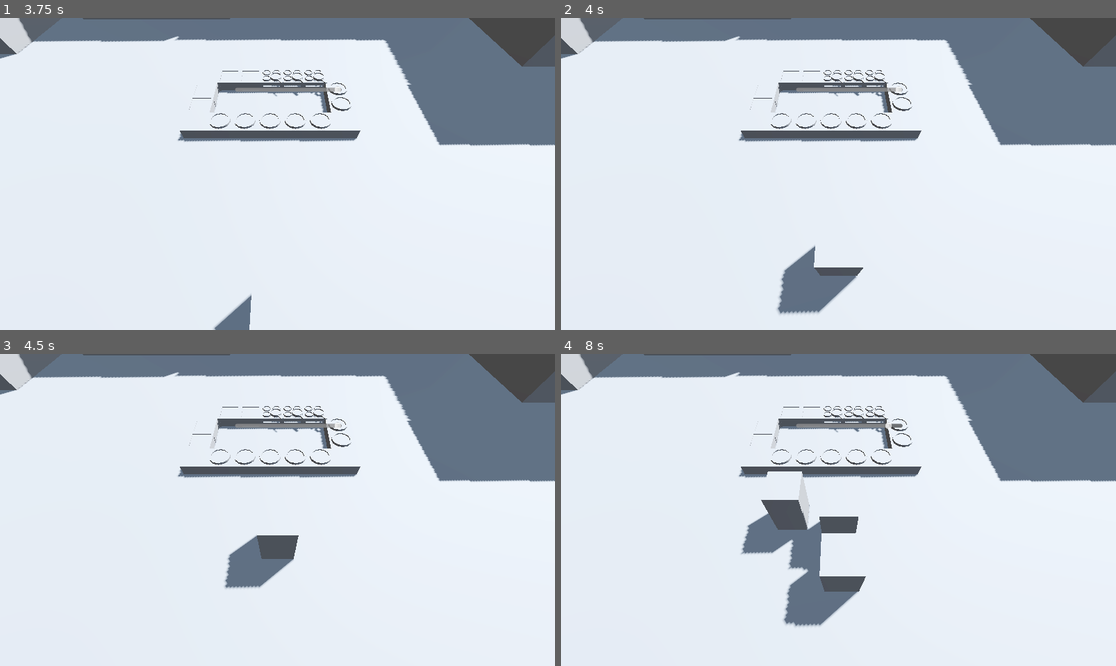
Above: before the commit, frames 1-4 (two rows, left to right).
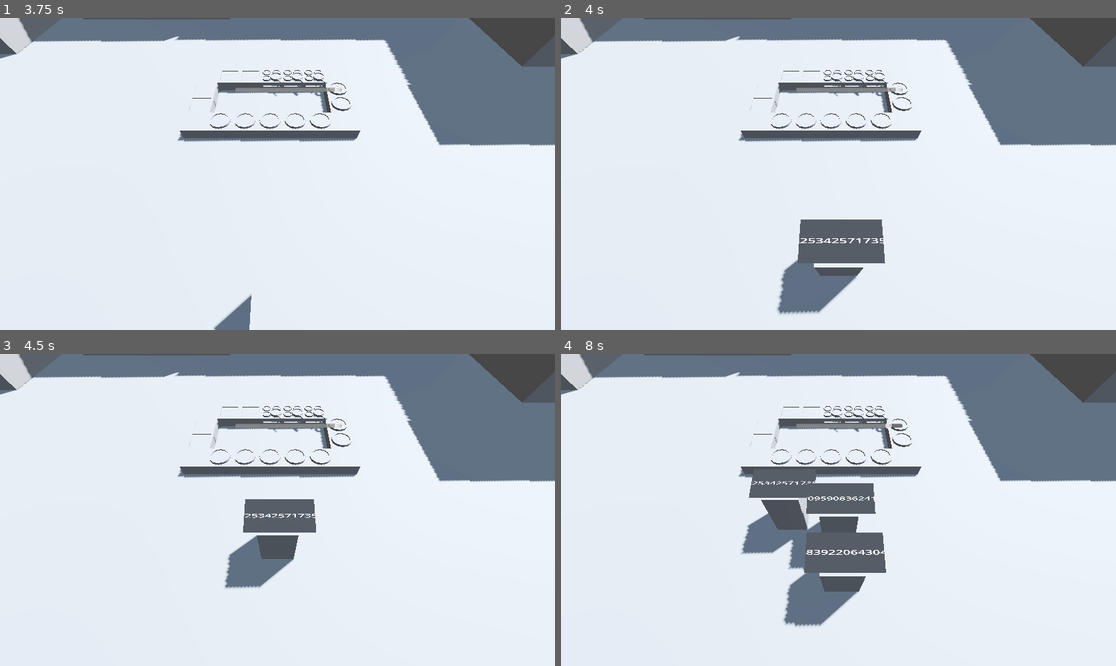
Above: after the commit, the same moments.

Repository: thewasmans/2026-game-jam-burger-truck
Game: Godot game, scene res://scenes/main.tscn
Two runs of this game, one before a commit and one after it. Both use one fixed random seed, a clock stepped at 60 frames per second and the inputs below.
Inputs:
- Up to frame 1 (3.75 s): tap Enter at 0.5, 2, 3.5 s; tap Space at 1.25, 2.75 s
- Up to frame 2 (4 s): no input
- Up to frame 3 (4.5 s): no input
- Up to frame 4 (8 s): tap Space at 5 s

Frame 1 is identical in both runs. In frame 2, 2.0% of the frame differs, in the area x 42-59%, y 64-79%; in frame 3, 1.3%; in frame 4, 3.7%, in the area x 33-59%, y 37-71%.

Commit message:
Add ui request client

Diff:
--- a/contents/prefabs/enemy.tscn
+++ b/contents/prefabs/enemy.tscn
@@ -1,6 +1,7 @@
 [gd_scene format=3 uid="uid://b6h3u02w2i8s"]
 
 [ext_resource type="Script" uid="uid://fejlyf0b53bw" path="res://scripts/enemy.gd" id="1_wexqf"]
+[ext_resource type="PackedScene" uid="uid://b47evmm3yxiqf" path="res://contents/prefabs/ui/client_request_ui.tscn" id="3_y2qxo"]
 
 [sub_resource type="BoxShape3D" id="BoxShape3D_1"]
 size = Vector3(1, 2, 1)
@@ -8,8 +9,22 @@
 [sub_resource type="BoxMesh" id="BoxMesh_1"]
 size = Vector3(1, 2, 1)
 
-[node name="Enemy" type="CharacterBody3D" unique_id=636878034]
+[sub_resource type="ViewportTexture" id="ViewportTexture_i5gv5"]
+viewport_path = NodePath("SubViewport")
+
+[sub_resource type="StandardMaterial3D" id="StandardMaterial3D_278i7"]
+resource_local_to_scene = true
+transparency = 1
+albedo_texture = SubResource("ViewportTexture_i5gv5")
+
+[sub_resource type="PlaneMesh" id="PlaneMesh_i5gv5"]
+resource_local_to_scene = true
+material = SubResource("StandardMaterial3D_278i7")
+size = Vector2(0.5, 0.25)
+
+[node name="Enemy" type="CharacterBody3D" unique_id=636878034 node_paths=PackedStringArray("client_request_ui")]
 script = ExtResource("1_wexqf")
+client_request_ui = NodePath("SubViewport/ClientRequest")
 
 [node name="CollisionShape3D" type="CollisionShape3D" parent="." unique_id=222683004]
 transform = Transform3D(1, 0, 0, 0, 1, 0, 0, 0, 1, 0, 0.8244037, 0)
@@ -18,3 +33,11 @@
 [node name="MeshInstance3D" type="MeshInstance3D" parent="." unique_id=100047945]
 transform = Transform3D(1, 0, 0, 0, 1, 0, 0, 0, 1, 0, 0.8244037, 0)
 mesh = SubResource("BoxMesh_1")
+
+[node name="Hover" type="MeshInstance3D" parent="." unique_id=771406449]
+transform = Transform3D(-3.5299995, 2.9808697e-07, 7.987217e-08, 2.7971151e-07, 3.4764783, -0.61237127, -1.3037219e-07, -0.61237127, -3.4764783, -0.049915195, 1.9152641, 0.0037679672)
+mesh = SubResource("PlaneMesh_i5gv5")
+
+[node name="SubViewport" type="SubViewport" parent="." unique_id=769199299]
+
+[node name="ClientRequest" parent="SubViewport" unique_id=853921984 instance=ExtResource("3_y2qxo")]
--- /dev/null
+++ b/contents/prefabs/ui/client_request_ui.tscn
@@ -0,0 +1,26 @@
+[gd_scene format=3 uid="uid://b47evmm3yxiqf"]
+
+[ext_resource type="Script" uid="uid://cdhu8yyerjr5u" path="res://scripts/ui/client_request_ui.gd" id="1_e2jbl"]
+
+[node name="ClientRequest" type="Panel" unique_id=298207108 node_paths=PackedStringArray("label")]
+anchors_preset = 15
+anchor_right = 1.0
+anchor_bottom = 1.0
+grow_horizontal = 2
+grow_vertical = 2
+script = ExtResource("1_e2jbl")
+label = NodePath("Label")
+
+[node name="Label" type="Label" parent="." unique_id=210546071 node_paths=PackedStringArray("label")]
+layout_mode = 1
+anchors_preset = 15
+anchor_right = 1.0
+anchor_bottom = 1.0
+grow_horizontal = 2
+grow_vertical = 2
+theme_override_font_sizes/font_size = 84
+text = "REQUEST"
+horizontal_alignment = 1
+vertical_alignment = 1
+script = ExtResource("1_e2jbl")
+label = NodePath(".")
--- a/scripts/enemy.gd
+++ b/scripts/enemy.gd
@@ -9,16 +9,18 @@
 @export var speed: float = 5.0
 @export var target_position: Vector3
 @export var target_leaving: Vector3
+@export var client_request_ui: ClientRequestUI
 
 var current_state: State = State.MOVING_TO_TRUCK
 var wait_timer: Timer
 
 func _ready() -> void:
 	wait_timer = Timer.new()
-	wait_timer.wait_time = 3.0 # Wait for 3 seconds
+	wait_timer.wait_time = 3.0
 	wait_timer.one_shot = true
 	wait_timer.timeout.connect(_on_wait_timer_timeout)
 	add_child(wait_timer)
+	client_request_ui.set_request(str(randf()))
 
 func _physics_process(_delta: float) -> void:
 	match current_state:
--- /dev/null
+++ b/scripts/ui/client_request_ui.gd
@@ -0,0 +1,7 @@
+class_name ClientRequestUI
+extends Node
+
+@export var label:Label
+
+func set_request(value:String):
+	label.text = value
Not shown, added: scripts/ui/client_request_ui.gd.uid
